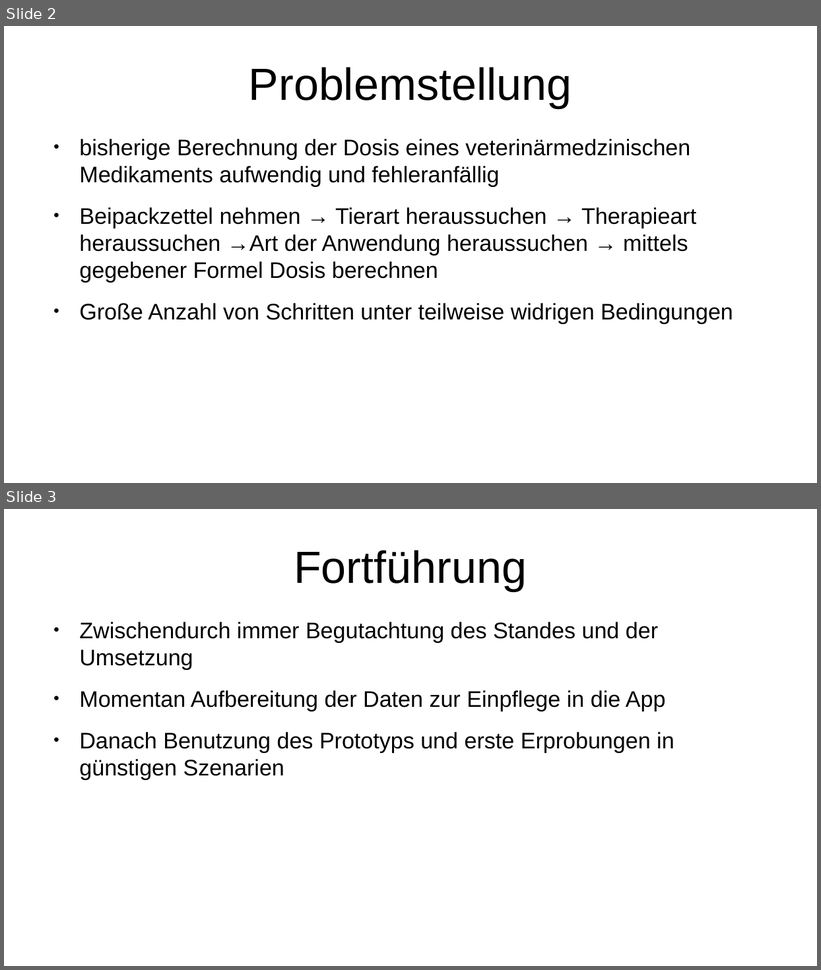
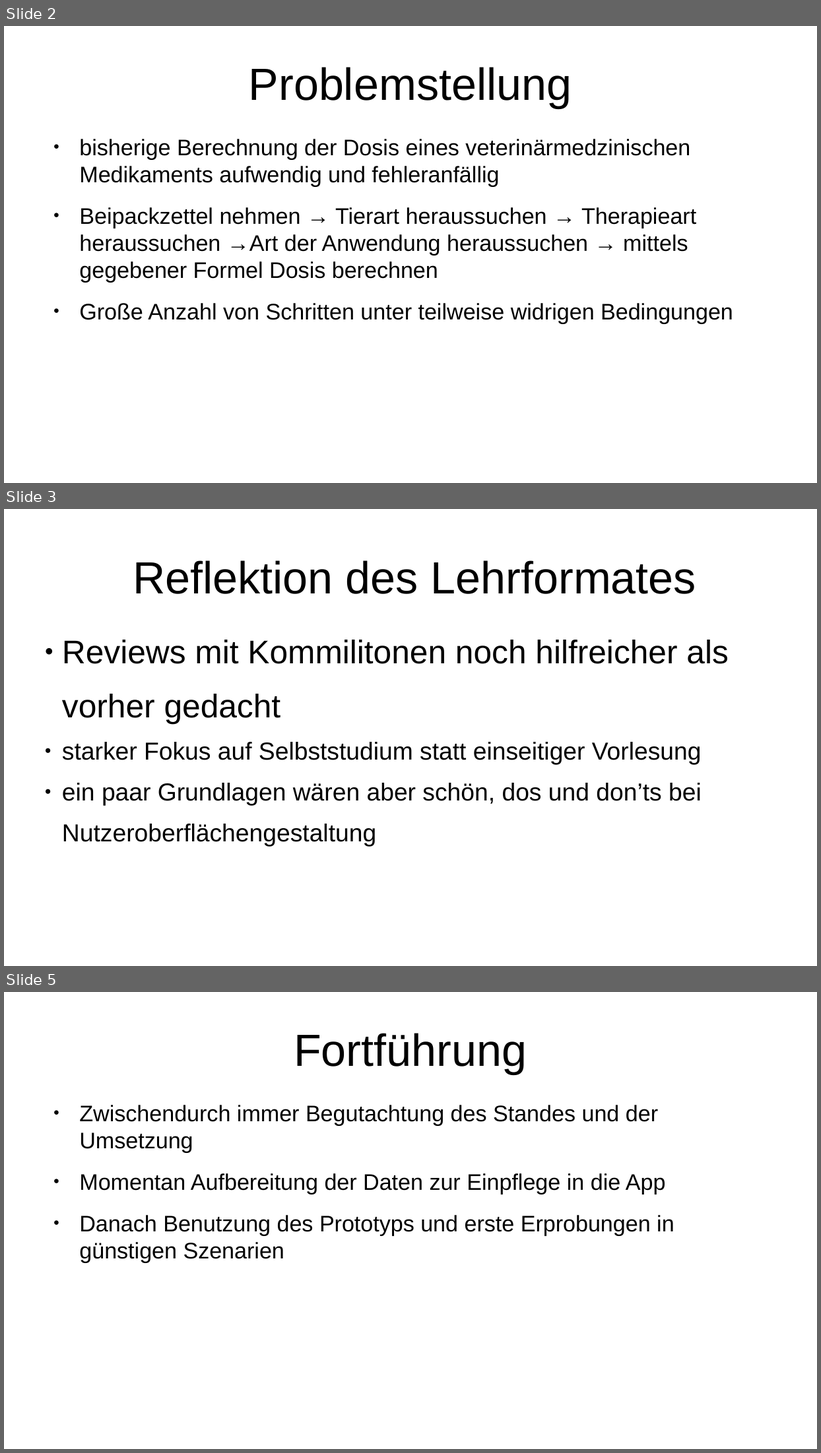
Before and after one commit to pigutsche/dosi_calc, a slide deck: Präsentation/präs.odp. Shown one above the other, each under a label of ours: slides 2 and 3 before the commit, slides 2, 3 and 5 after it; the slides between them are not shown. The pictures are 821x970 and 821x1453 pixels, drawn with LibreOffice and Linux fonts; fonts in the diff are those of the drawing. Boxes give left, top, right and bottom in pixels: in the first picture for what was removed or moved away, otherwise in the second. Text is boxed around its words. In the diff, an @@ line names an element or a change of style, - is before the commit and + after.

```diff
--- a/Präsentation/präs.odp
+++ b/Präsentation/präs.odp
@@ slide 3 added at box(4, 509, 817, 966), background #FFFFFF @@
@@ title added at box(133, 560, 696, 594), 44 pt, text #000000 @@
+Reflektion des Lehrformates
@@ text added at box(62, 640, 728, 846), 24 pt, text #000000 @@
+● Reviews mit Kommilitonen noch hilfreicher als vorher gedacht
+● starker Fokus auf Selbststudium statt einseitiger Vorlesung
+● ein paar Grundlagen wären aber schön, dos und don’ts bei Nutzeroberflächengestaltung
@@ what was slide 3 is now slide 5 @@
```
Also in this commit, not shown: 1 slide changed, 1 other slide added, 1 other file.
